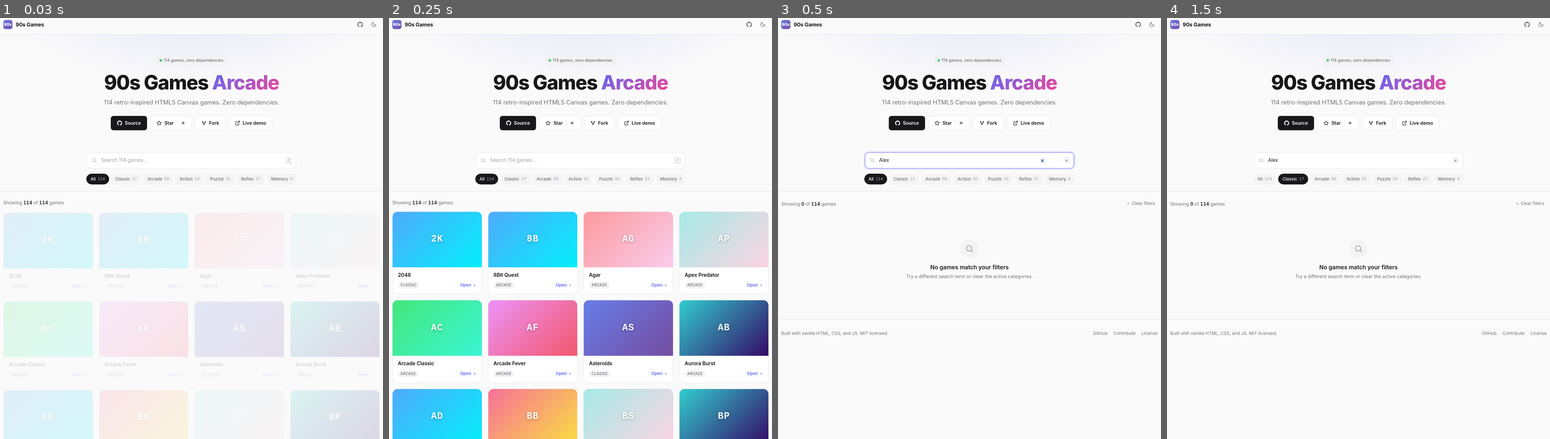
Above: before the commit, frames 1-4 (left to right).
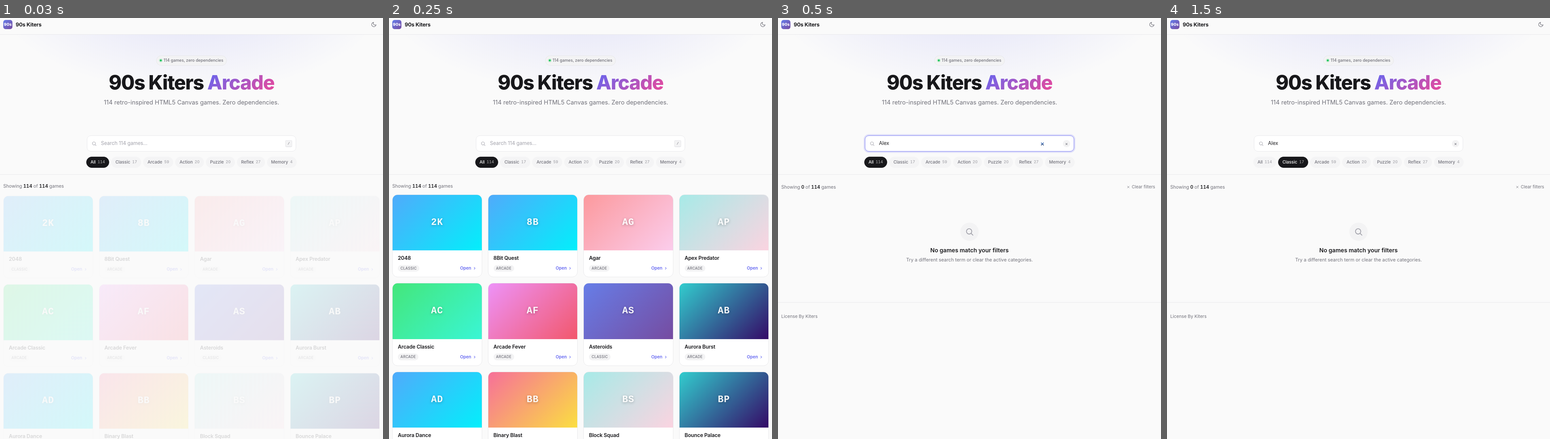
Above: after the commit, the same moments.

Repository: DeriumDev/Kiters-games
Game: browser game, page index.html
Same seed, same stepped clock (60 frames per second), same inputs: the game is played once before the commit and once after it.
Inputs (mouse positions are in pixels of both pictures, inside the frame that each line leads up to; where the layout moved, square brackets give the same spot in the first picture):
- Up to frame 1 (0.03 s): no input
- Up to frame 2 (0.25 s): no input
- Up to frame 3 (0.5 s): click (969, 144) [969, 161] at 0.27 s; type "Alex" at 0.27 s
- Up to frame 4 (1.5 s): click "Classic 17" at 0.52 s; tap C at 1.17 s; tap R at 1.37 s

The runs differ from the first frame. In frame 1, 13% of the frame differs, in the area x 0-100%, y 0-100%; in frame 2, 25%; in frame 3, 3.1%; in frame 4, 2.6%.

Commit message:
Add files via upload

Diff:
--- a/index.html
+++ b/index.html
@@ -5,7 +5,7 @@
 <meta name="viewport" content="width=device-width, initial-scale=1.0">
 <meta name="description" content="114 retro-inspired HTML5 Canvas games. Zero dependencies. Single-file. Plays in any modern browser.">
 <meta name="color-scheme" content="light dark">
-<title>90s Games — 114 retro HTML5 games</title>
+<title>90s Kiters — 114 retro HTML5 games</title>
 <style>
     :root {
         --bg: #fafafa;
@@ -728,14 +728,12 @@
 
 <header class="topbar" role="banner">
     <div class="container topbar-inner">
-        <a href="#" class="brand" aria-label="90s Games home">
+        <a href="#" class="brand" aria-label="90s Kiters home">
             <span class="brand-logo" aria-hidden="true">90s</span>
-            <span>90s Games</span>
+            <span>90s Kiters</span>
         </a>
         <div class="topbar-actions">
-            <a class="icon-btn" href="https://github.com/prateek121/90s-games" target="_blank" rel="noopener" aria-label="View source on GitHub" title="GitHub">
-                <svg viewBox="0 0 24 24" fill="currentColor" aria-hidden="true"><path d="M12 .5C5.65.5.5 5.65.5 12c0 5.08 3.29 9.39 7.86 10.91.58.1.79-.25.79-.56v-2c-3.2.7-3.88-1.36-3.88-1.36-.52-1.34-1.28-1.7-1.28-1.7-1.05-.72.08-.7.08-.7 1.16.08 1.77 1.2 1.77 1.2 1.03 1.77 2.71 1.26 3.37.96.1-.75.4-1.26.73-1.55-2.55-.29-5.24-1.28-5.24-5.71 0-1.26.45-2.29 1.2-3.1-.12-.3-.52-1.48.11-3.08 0 0 .98-.31 3.2 1.18a11.1 11.1 0 0 1 5.83 0c2.22-1.5 3.2-1.18 3.2-1.18.63 1.6.23 2.79.11 3.08.75.81 1.2 1.84 1.2 3.1 0 4.44-2.7 5.42-5.27 5.7.41.36.77 1.07.77 2.16v3.2c0 .31.21.67.8.56C20.21 21.39 23.5 17.08 23.5 12 23.5 5.65 18.35.5 12 .5Z"/></svg>
-            </a>
+
             <button class="icon-btn" id="theme-toggle" aria-label="Toggle dark mode" title="Toggle theme">
                 <svg id="icon-sun" viewBox="0 0 24 24" fill="none" stroke="currentColor" stroke-width="2" stroke-linecap="round" stroke-linejoin="round" aria-hidden="true" style="display:none">
                     <circle cx="12" cy="12" r="4"/>
@@ -752,27 +750,9 @@
 <section class="hero" aria-labelledby="hero-title">
     <div class="container">
         <div class="hero-badge"><span class="dot" aria-hidden="true"></span><span>114 games, zero dependencies</span></div>
-        <h1 id="hero-title">90s Games <span class="accent">Arcade</span></h1>
+        <h1 id="hero-title">90s Kiters <span class="accent">Arcade</span></h1>
         <p class="pitch">114 retro-inspired HTML5 Canvas games. Zero dependencies.</p>
-        <div class="hero-buttons">
-            <a class="btn primary" href="https://github.com/prateek121/90s-games" target="_blank" rel="noopener">
-                <svg viewBox="0 0 24 24" fill="currentColor" aria-hidden="true"><path d="M12 .5C5.65.5.5 5.65.5 12c0 5.08 3.29 9.39 7.86 10.91.58.1.79-.25.79-.56v-2c-3.2.7-3.88-1.36-3.88-1.36-.52-1.34-1.28-1.7-1.28-1.7-1.05-.72.08-.7.08-.7 1.16.08 1.77 1.2 1.77 1.2 1.03 1.77 2.71 1.26 3.37.96.1-.75.4-1.26.73-1.55-2.55-.29-5.24-1.28-5.24-5.71 0-1.26.45-2.29 1.2-3.1-.12-.3-.52-1.48.11-3.08 0 0 .98-.31 3.2 1.18a11.1 11.1 0 0 1 5.83 0c2.22-1.5 3.2-1.18 3.2-1.18.63 1.6.23 2.79.11 3.08.75.81 1.2 1.84 1.2 3.1 0 4.44-2.7 5.42-5.27 5.7.41.36.77 1.07.77 2.16v3.2c0 .31.21.67.8.56C20.21 21.39 23.5 17.08 23.5 12 23.5 5.65 18.35.5 12 .5Z"/></svg>
-                Source
-            </a>
-            <a class="btn" href="https://github.com/prateek121/90s-games/stargazers" target="_blank" rel="noopener" aria-label="Star on GitHub">
-                <svg viewBox="0 0 24 24" fill="none" stroke="currentColor" stroke-width="2" stroke-linecap="round" stroke-linejoin="round" aria-hidden="true"><polygon points="12 2 15.09 8.26 22 9.27 17 14.14 18.18 21.02 12 17.77 5.82 21.02 7 14.14 2 9.27 8.91 8.26 12 2"/></svg>
-                Star
-                <span class="btn-count">★</span>
-            </a>
-            <a class="btn" href="https://github.com/prateek121/90s-games/fork" target="_blank" rel="noopener" aria-label="Fork on GitHub">
-                <svg viewBox="0 0 24 24" fill="none" stroke="currentColor" stroke-width="2" stroke-linecap="round" stroke-linejoin="round" aria-hidden="true"><circle cx="6" cy="6" r="2"/><circle cx="18" cy="6" r="2"/><circle cx="12" cy="18" r="2"/><path d="M6 8v2a2 2 0 0 0 2 2h8a2 2 0 0 0 2-2V8M12 12v4"/></svg>
-                Fork
-            </a>
-            <a class="btn" href="https://prateek121.github.io/90s-games/" target="_blank" rel="noopener">
-                <svg viewBox="0 0 24 24" fill="none" stroke="currentColor" stroke-width="2" stroke-linecap="round" stroke-linejoin="round" aria-hidden="true"><path d="M18 13v6a2 2 0 0 1-2 2H5a2 2 0 0 1-2-2V8a2 2 0 0 1 2-2h6"/><polyline points="15 3 21 3 21 9"/><line x1="10" y1="14" x2="21" y2="3"/></svg>
-                Live demo
-            </a>
-        </div>
+
     </div>
 </section>
 
@@ -820,12 +800,7 @@
 
 <footer role="contentinfo">
     <div class="container footer-inner">
-        <div>Built with vanilla HTML, CSS, and JS. MIT licensed.</div>
-        <div class="footer-links">
-            <a href="https://github.com/prateek121/90s-games" target="_blank" rel="noopener">GitHub</a>
-            <a href="https://github.com/prateek121/90s-games/blob/main/CONTRIBUTING.md" target="_blank" rel="noopener">Contribute</a>
-            <a href="https://github.com/prateek121/90s-games/blob/main/LICENSE" target="_blank" rel="noopener">License</a>
-        </div>
+        <div>License By Kiters</div>
     </div>
 </footer>
 
